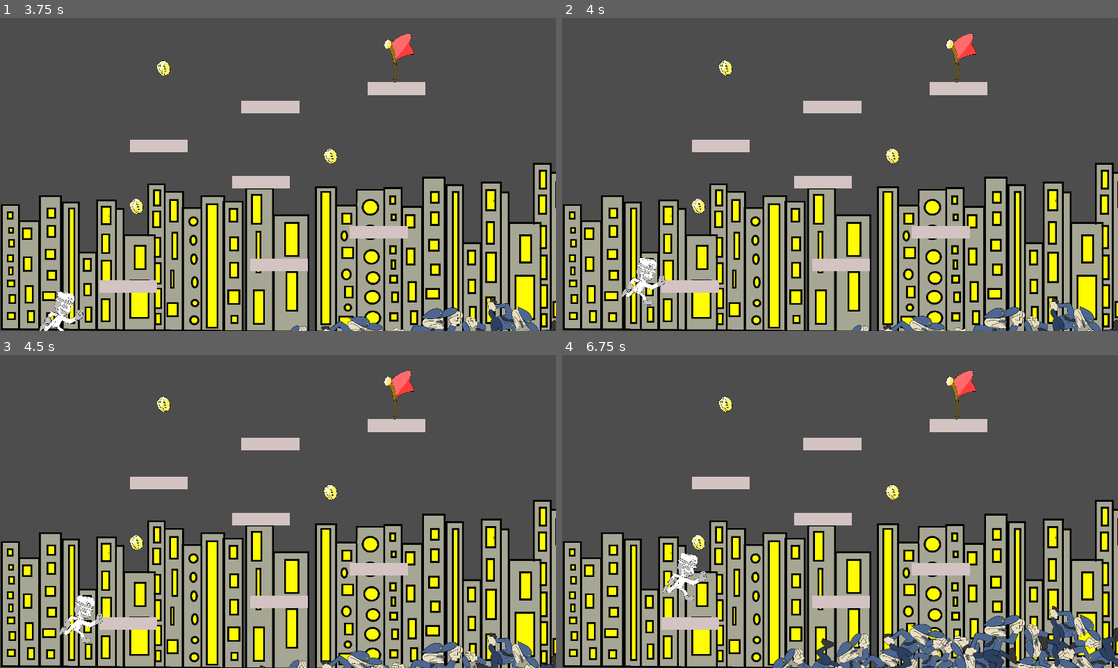
Above: before the commit, frames 1-4 (two rows, left to right).
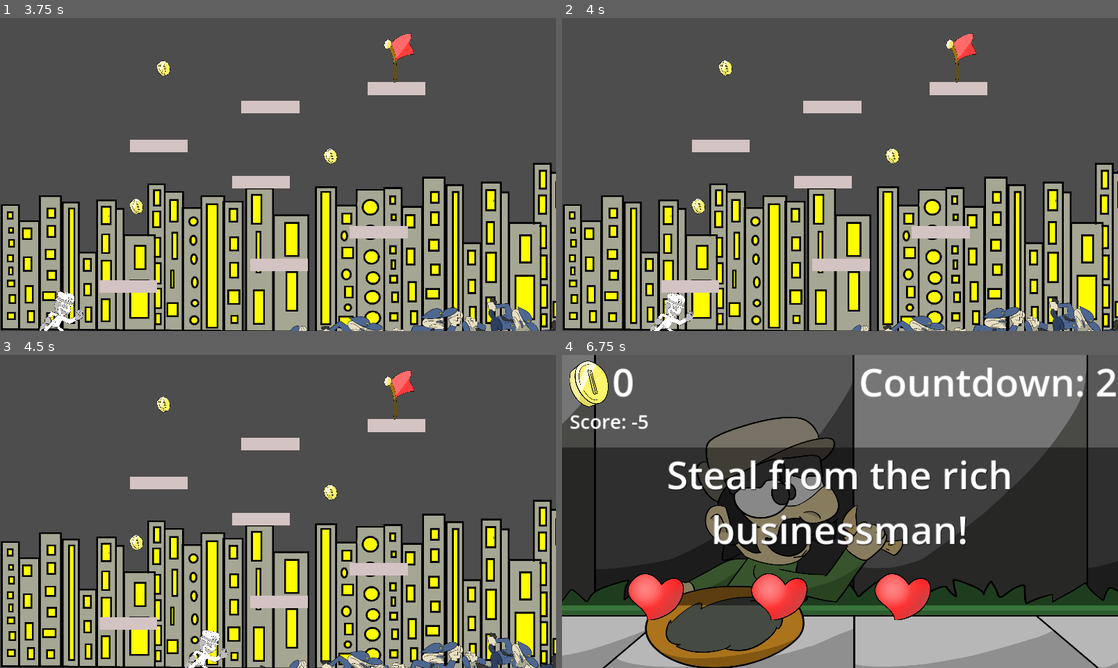
Above: after the commit, the same moments.

Repository: Eevee-17/Hackathon-Game
Game: Godot game, scene res://game_scenes/main.tscn
Two runs of this game, one before a commit and one after it. Both use one fixed random seed, a clock stepped at 60 frames per second and the inputs below.
Inputs (mouse positions are in pixels of both pictures, inside the frame that each line leads up to):
- Up to frame 1 (3.75 s): click (127, 243) at 0.5 s; tap Enter (ui_accept) at 1.25, 1.52, 1.55, 1.82, 2.1, 2.27, 2.57, 3.05 s; hold Right (arrow_right) 1.28-2.78 s; tap Space (space) at 1.35, 2.3, 2.85, 3.6 s; hold Left (arrow_left) 2.78-3.53 s; hold Right (arrow_right) from 3.53 s (still down)
- Up to frame 2 (4 s): keep holding Right (arrow_right); tap Enter (ui_accept) at 3.77 s
- Up to frame 3 (4.5 s): keep holding Right (arrow_right); tap Enter (ui_accept) at 4.07, 4.35 s
- Up to frame 4 (6.75 s): tap Enter (ui_accept) at 4.52, 4.82, 5.27, 5.57, 6.05, 6.6 s; release Right (arrow_right) at 5.03 s; hold Left (arrow_left) 5.03-5.78 s; tap Space (space) at 5.1, 5.85 s; hold Right (arrow_right) 5.78-6.53 s; hold Left (arrow_left) from 6.53 s (still down)

Frame 1 is identical in both runs. In frame 2, 0.9% of the frame differs, in the area x 10-24%, y 76-100%; in frame 3, 0.9%; in frame 4, 77%, in the area x 0-100%, y 0-100%.

Commit message:
Changed input for game3 to be more consistant with other games

Diff:
--- a/scripts/game3/character_body_2d.gd
+++ b/scripts/game3/character_body_2d.gd
@@ -20,7 +20,7 @@
 
 	if not has_won:
 		# Handle jump.
-		if Input.is_action_just_pressed("ui_accept") and is_on_floor():
+		if Input.is_action_just_pressed("space") and is_on_floor():
 			velocity.y = JUMP_VELOCITY-40
 
 		# Get the input direction and handle the movement/deceleration.
